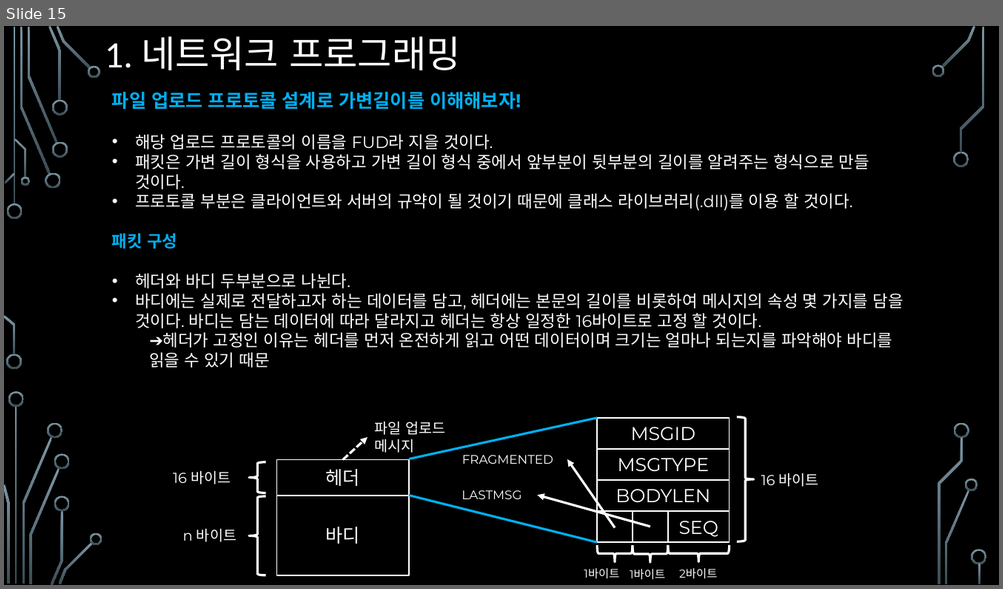
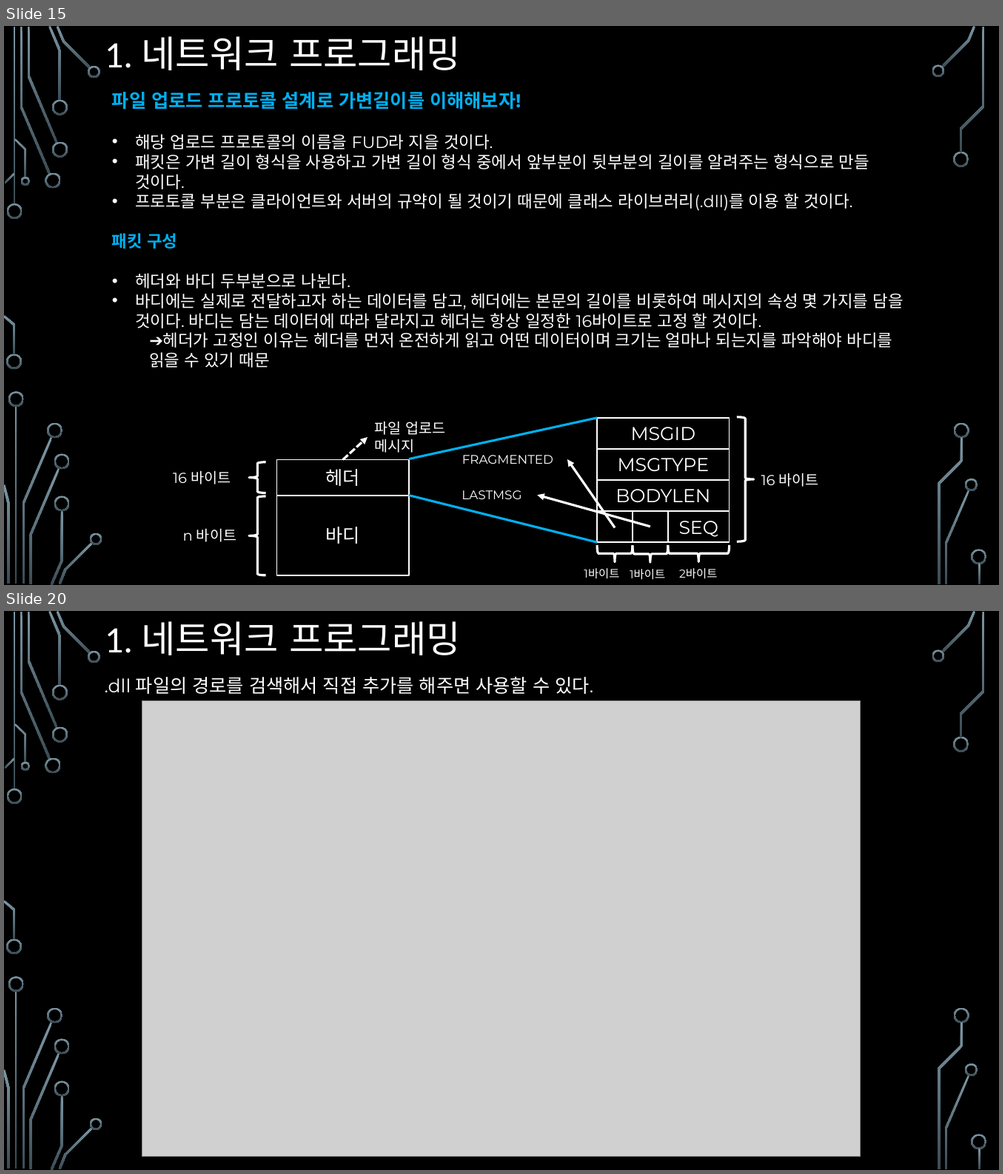
Before and after one commit to assassin4613/CShap, a slide deck: C#_Chapter_12.pptx. Shown one above the other, each under a label of ours: slide 15 before the commit, slides 15 and 20 after it; the slides between them are not shown. The pictures are 1003x589 and 1003x1174 pixels, drawn with LibreOffice and Linux fonts; fonts in the diff are those of the drawing; grey boxes stand for pictures; background and template pictures are left out. Boxes give left, top, right and bottom in pixels: in the first picture for what was removed or moved away, otherwise in the second. Text is boxed around its words. In the diff, an @@ line names an element or a change of style, - is before the commit and + after.

```diff
--- a/C#_Chapter_12.pptx
+++ b/C#_Chapter_12.pptx
@@ slide 20 added at (4,611,999,1170), background picture (left out); not listed: 36 template elements that a slide beside it also shows @@
@@ title added at (105,621,461,655), 36 pt, text #FFFFFF @@
+1. 네트워크 프로그래밍
@@ text added at (105,677,593,694), 18 pt, text #FFFFFF @@
+.dll 파일의 경로를 검색해서 직접 추가를 해주면 사용할 수 있다.
@@ picture added at (142,701,860,1157) @@
```
Also in this commit, not shown: 1 slide changed, 3 other slides added, 1 other file.
